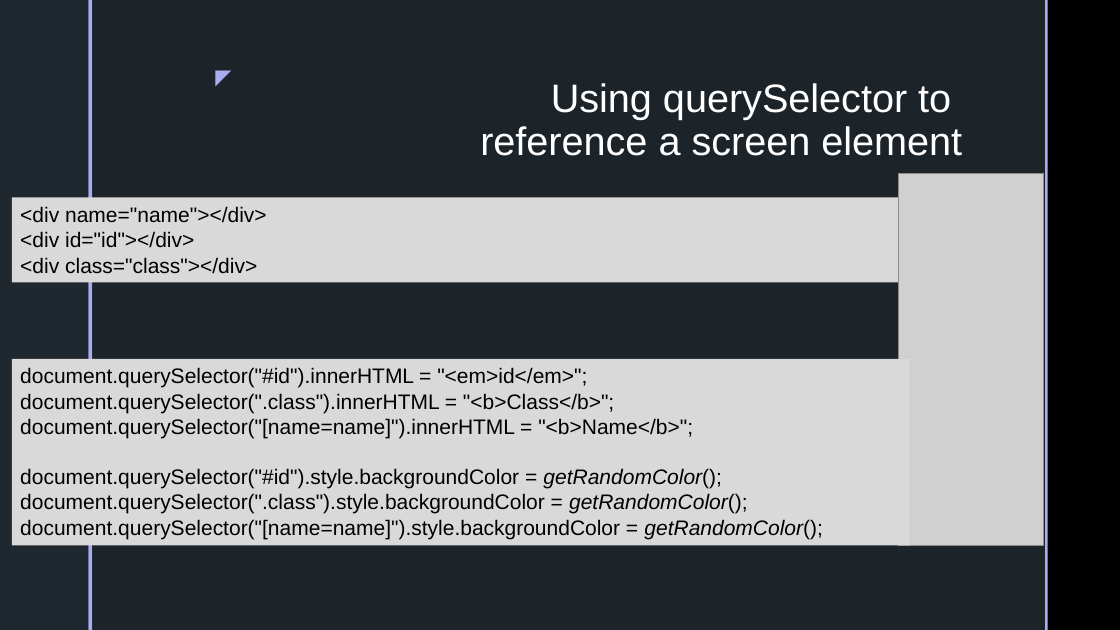
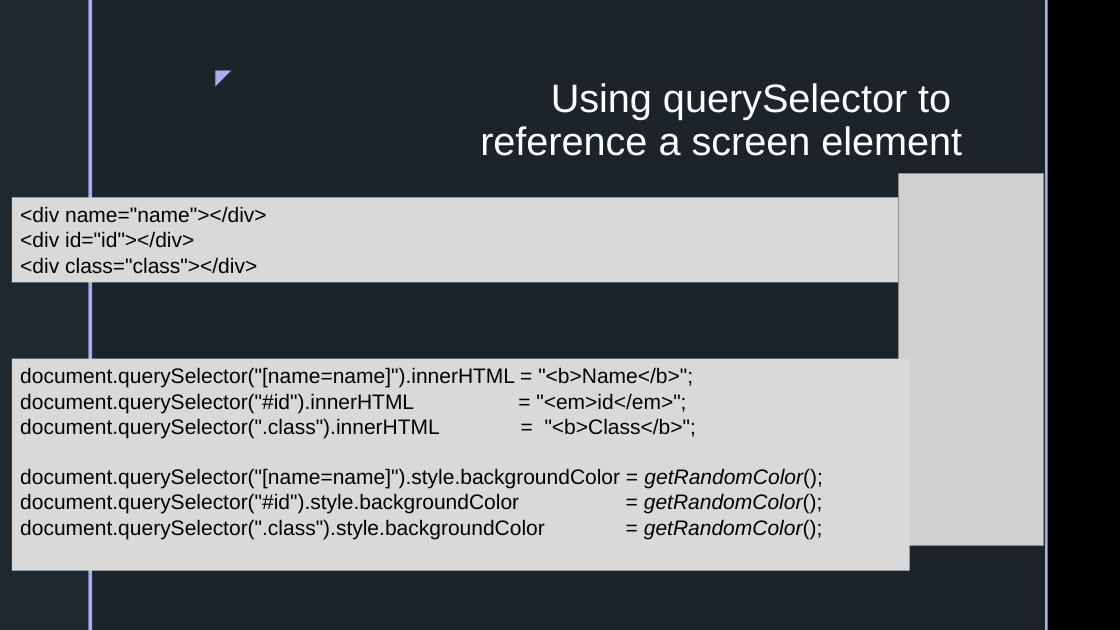
Before and after one commit to gtjames/3420-Presentations, a slide deck: slide 30 of Week 05 - JavaScript.pptx (slide 29 before the commit). Drawn at 1120x630 pixels with LibreOffice and Linux fonts; fonts in the diff are those of the drawing; grey boxes stand for pictures; background and template pictures are left out. Boxes give left, top, right and bottom in pixels: in the first picture for what was removed or moved away, otherwise in the second. Text is boxed around its words. In the diff, an @@ line names an element or a change of style, - is before the commit and + after.

Commit message:
All powerpoints were updated for the Fall 2022 class

```diff
--- a/Week 05 - JavaScript.pptx
+++ b/Week 05 - JavaScript.pptx
@@ rectangle "document.querySelector("[name=name]").innerHTML = "<b>Name</ ...": place and size @@
-rectangle "document.querySelector("[name=name]").innerHTML = "<b>Name</ ..." at (12, 359, 910, 545)
+rectangle "document.querySelector("[name=name]").innerHTML = "<b>Name</ ..." at (12, 359, 910, 571)
@@ text in rectangle at (20, 367, 822, 539): text changed @@
-document.querySelector("#id").innerHTML = "<em>id</em>";
-document.querySelector(".class").innerHTML = "<b>Class</b>";
-document.querySelector("[name=name]").innerHTML = "<b>Name</b>";
-document.querySelector("#id").style.backgroundColor = getRandomColor();
-document.querySelector(".class").style.backgroundColor = getRandomColor();
-document.querySelector("[name=name]").style.backgroundColor = getRandomColor();
+document.querySelector("[name=name]").innerHTML = "<b>Name</b>";
+document.querySelector("#id").innerHTML = "<em>id</em>";
+document.querySelector(".class").innerHTML = "<b>Class</b>";
+document.querySelector("[name=name]").style.backgroundColor = getRandomColor();
+document.querySelector("#id").style.backgroundColor = getRandomColor();
+document.querySelector(".class").style.backgroundColor = getRandomColor();
```
Also in this commit, not shown: 13 other slides changed, 1 slide added, 7 slides removed, 11 other files.
